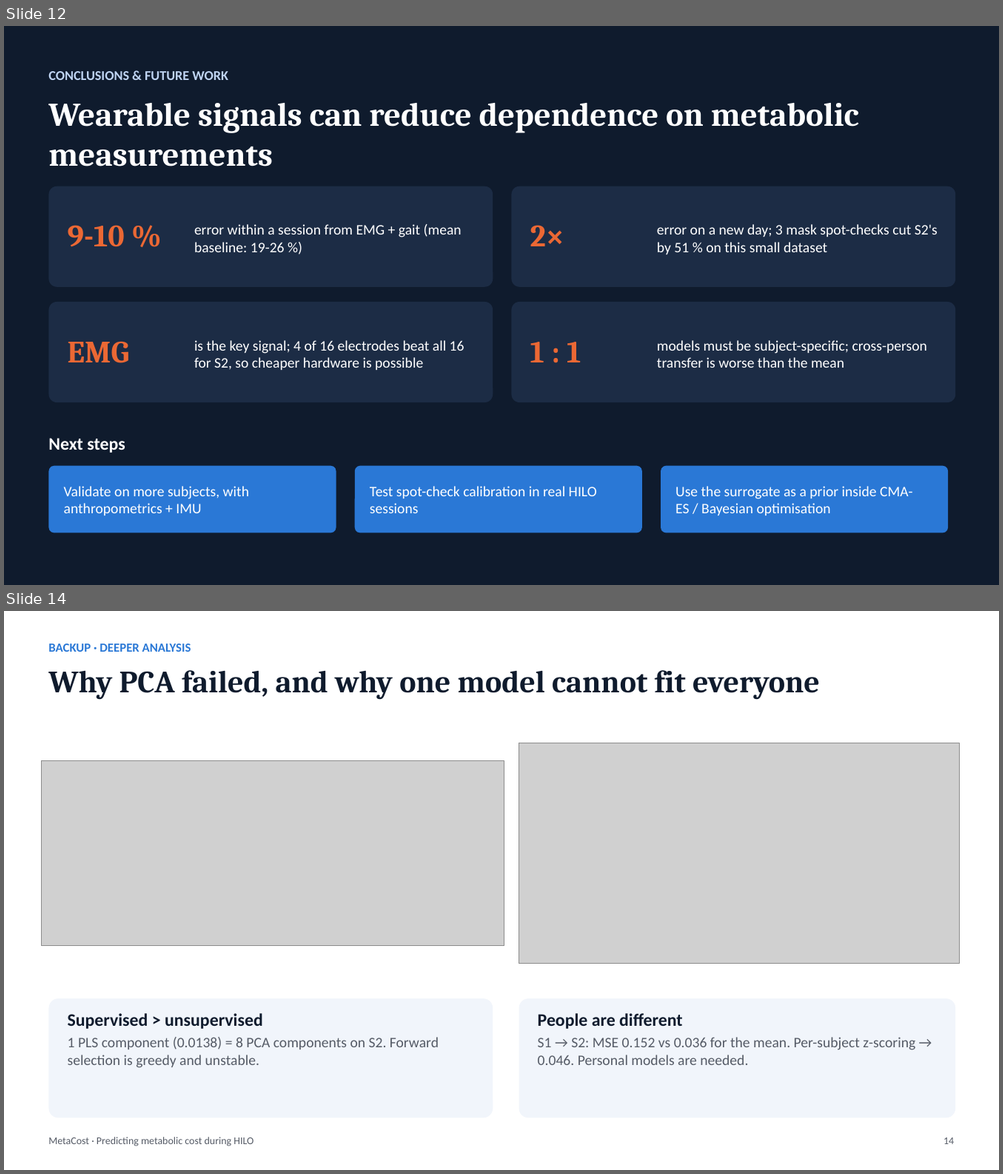
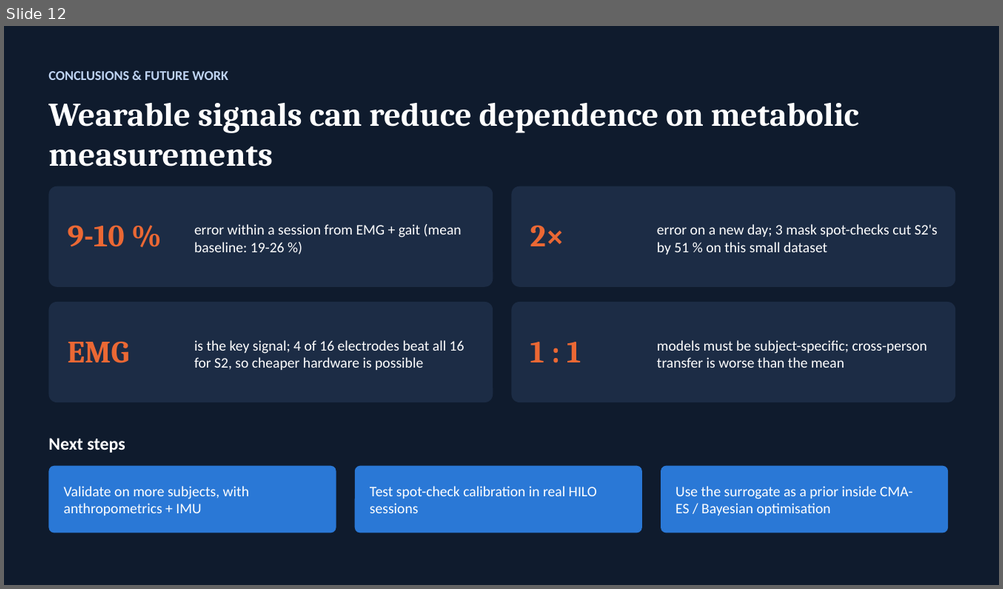
Before and after one commit to Mukilskanda/Predicting-Metabolic-Cost-During-Human-in-the-Loop-Optimisation, a slide deck: docs/MetaCost_Presentation.pptx. Shown one above the other, each under a label of ours: slides 12 and 14 before the commit, slide 12 after it; the slides between them are not shown. The pictures are 1003x1174 and 1003x589 pixels, drawn with LibreOffice and Linux fonts; fonts in the diff are those of the drawing; grey boxes stand for pictures. Boxes give left, top, right and bottom in pixels: in the first picture for what was removed or moved away, otherwise in the second. Text is boxed around its words. In the diff, an @@ line names an element or a change of style, - is before the commit and + after.

```diff
--- a/docs/MetaCost_Presentation.pptx
+++ b/docs/MetaCost_Presentation.pptx
@@ slide 14 removed at [4,611,999,1170], background #FFFFFF @@
@@ text removed at [48,644,191,652] @@
-BACKUP · DEEPER ANALYSIS
@@ text removed at [48,670,819,700] @@
-Why PCA failed, and why one model cannot fit everyone
@@ picture removed at [519,743,959,963] @@
@@ picture removed at [41,761,504,946] @@
@@ rounded rectangle removed at [48,999,492,1119] @@
@@ rounded rectangle removed at [519,999,956,1119] @@
@@ text removed at [68,1014,438,1068] @@
-Supervised > unsupervised
-1 PLS component (0.0138) = 8 PCA components on S2. Forward selection is greedy and unstable.
@@ text removed at [538,1014,915,1065] @@
-People are different
-S1 → S2: MSE 0.152 vs 0.036 for the mean. Per-subject z-scoring → 0.046. Personal models are needed.
@@ text removed at [48,1137,253,1147] @@
-MetaCost · Predicting metabolic cost during HILO
@@ text removed at [943,1138,953,1145] @@
-14
```
Also in this commit, not shown: 1 slide changed, 1 other slide removed, 1 other file.
